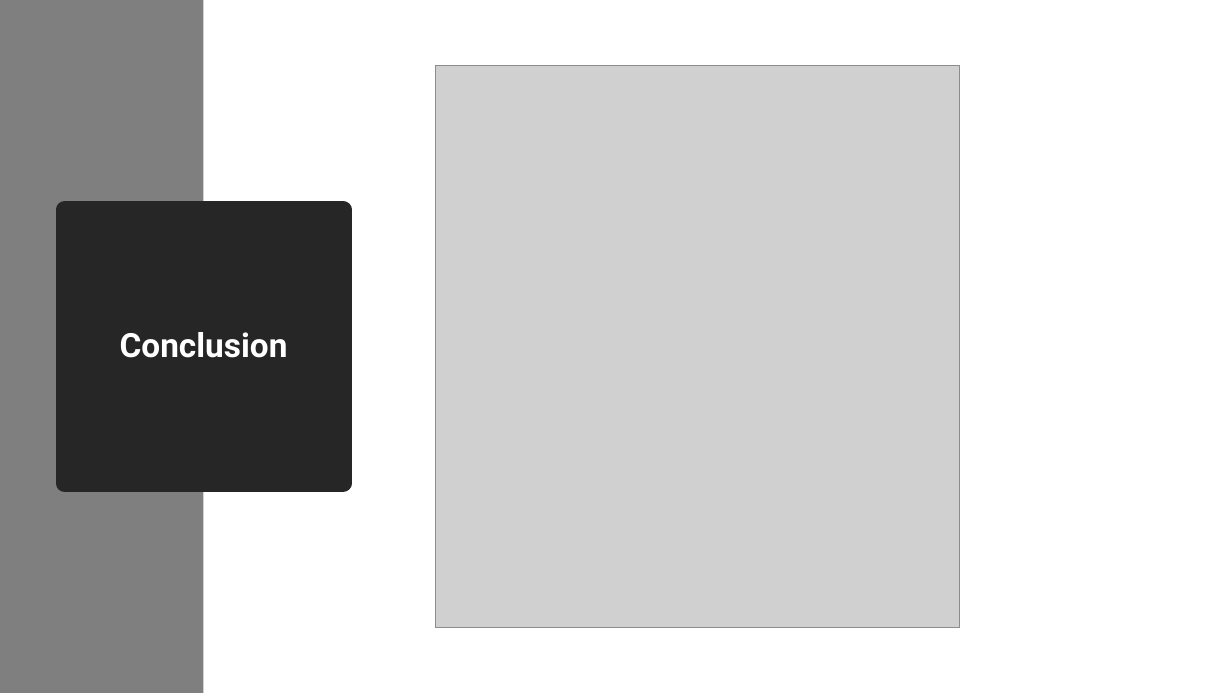
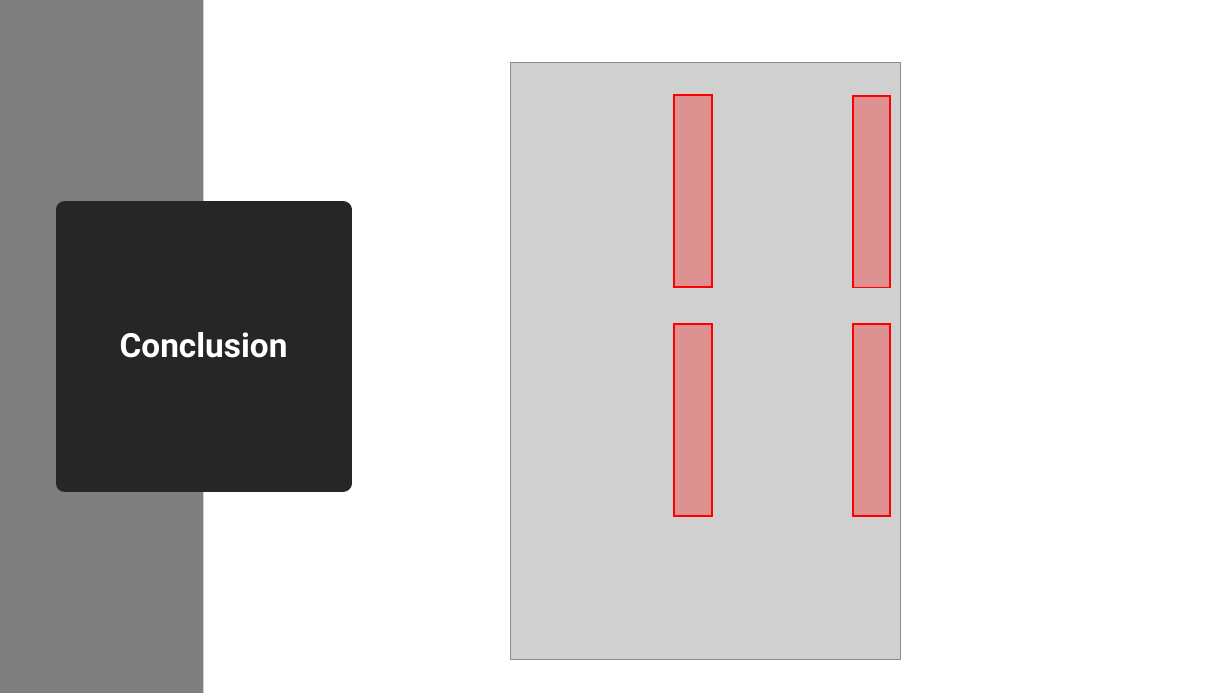
Before and after one commit to EmmaDirk/MachineLearning-BCA, a slide deck: slide 14 of Presentations/Presentation_1_12_workshop.pptx (slide 13 before the commit). Drawn at 1232x693 pixels with LibreOffice and Linux fonts; fonts in the diff are those of the drawing; grey boxes stand for pictures. Boxes give left, top, right and bottom in pixels: in the first picture for what was removed or moved away, otherwise in the second. Text is boxed around its words. In the diff, an @@ line names an element or a change of style, - is before the commit and + after.

```diff
--- a/Presentations/Presentation_1_12_workshop.pptx
+++ b/Presentations/Presentation_1_12_workshop.pptx
@@ picture: place and size @@
-picture at (436,65,960,628)
+picture at (511,63,901,660)
@@ group added at (675,95,891,517): 4 rectangles @@
```
Also in this commit, not shown: 6 other slides changed, 5 slides added, 4 slides removed, 13 other files.
